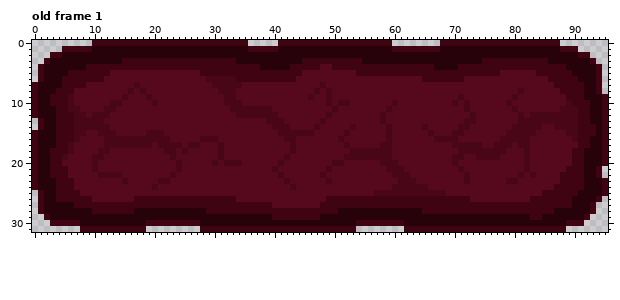
One commit to this pixel-art file: Assets/Sprites/UI/Button_UI.aseprite. That is the earlier state.
96x32 pixels, 1 frame. Colours within 5 levels of each other are drawn and written as one. Shown: old frame 1. The commit also changed other frames, which this record leaves out.
After:
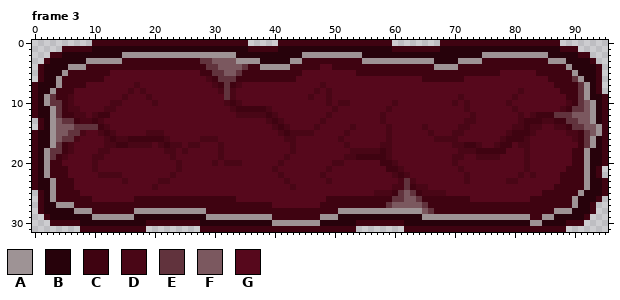
Palette (. is transparent): A #9e9395  B #27020b  C #3f0311  D #490616  E #61333d  F #7b585f  G #56081c
A new or re-ordered frame is compared with the old frame closest to it.
Edits made:
frames 1 -> 5
Frame 3 is new; against old frame 1:
y 2: x 15..33 BBBBBBBBBBBBBBBBBBB -> AAAAAAAAAAAAAAAAAAA; x 45..54 BBBBBBBBBB -> AAAAAAAAAA; x 75..85 BBBBBBBBBBB -> AAAAAAAAAAA
y 3: x 9..14 BBBBBB -> AAAAAA; x 28..37 CCCCCCBBBB -> EEFFFFAAAA; x 43..44 BB -> AA; x 55..66 BBBBBBBBBBBB -> AAAAAAAAAAAA; x 71..74 BBBB -> AAAA; x 86..88 BBB -> AAA
y 4: x 6..8 BBB -> AAA; x 29..35 CCCCCCC -> EEFFFFE; x 38..42 BBBBB -> AAAAA; x 67..70 BBBB -> AAAA; x 89 B -> A
y 5: x 5 B -> A; x 30..34 CCCCC -> EEFFE; x 90 B -> A
y 6: x 4 B -> A; x 30..33 DDDD -> CEEE; x 90..91 CB -> EA
y 7: x 4 B -> A; x 31..33 DDD -> CEC; x 91..92 CB -> EA
y 8: x 3 B -> A; x 32 D -> E; x 91..92 CB -> EA
y 9: x 2..3 BC -> AE; x 32 D -> E; x 91..92 CB -> EA
y 10: x 2..4 BCC -> AEE; x 33 D -> C; x 91..93 CCB -> EFA
y 11: x 3..4 BC -> AE; x 34..38 DDDDD -> CCCCC; x 89..93 DDCCB -> CEEFA
y 12: x 3..4 BC -> AE; x 11..12 DD -> CC; x 39 D -> C; x 84..93 DDDDDDDCCB -> CCCEEEFFFA
y 13: x 3..7 BCCCD -> AFEEC; x 10 D -> C; x 40 D -> C; x 82..84 DDD -> CCC; x 87..93 DDDDCCB -> CCEEFFA
y 14: x 3..11 BCCCDDDDD -> AFFFEEEEC; x 41 D -> C; x 82 D -> C; x 89..94 DDCCCB -> CEEFFA
y 15: x 3..7 BCCCD -> AFFEE; x 12 D -> C; x 42 D -> C; x 80..82 DDD -> CCC; x 92..94 CCB -> EFA
y 16: x 3..6 BCCC -> AFEE; x 13 D -> C; x 16..21 DDDDDD -> CCCCCC; x 79..81 DDD -> CCC; x 92..93 CB -> EA
y 17: x 3..4 BC -> AE; x 14..15 DD -> CC; x 22 D -> C; x 72..73 DD -> CC; x 78..79 DD -> CC; x 92..93 CB -> EA
y 18: x 2..4 BCC -> AEE; x 58 D -> C; x 74..78 DDDDD -> CCCCC; x 92 B -> A
y 19: x 2..3 BC -> AE; x 54..58 DDDDD -> CCCCC; x 92 B -> A
y 20: x 2 B -> A; x 58..59 DD -> CC; x 92 B -> A
y 21: x 2 B -> A; x 59..60 DD -> CC; x 92 B -> A
y 22: x 2 B -> A; x 61 D -> C; x 92 B -> A
y 23: x 3 B -> A; x 62 D -> E; x 92 B -> A
y 24: x 3 B -> A; x 62..63 DD -> EC; x 92 B -> A
y 25: x 3 B -> A; x 60..64 DDDDD -> CEFEC; x 91 B -> A
y 26: x 3 B -> A; x 60..64 CCCCC -> EEFFE; x 90 B -> A
y 27: x 4..6 BBB -> AAA; x 59..65 CCCCCCC -> EFFFFFE; x 90 B -> A
y 28: x 7..9 BBB -> AAA; x 17..28 BBBBBBBBBBBB -> AAAAAAAAAAAA; x 51..66 BBBBBBBBBBBBBBCC -> AAAAAAAAAAAAAAFE; x 87..89 BBB -> AAA
y 29: x 10..16 BBBBBBB -> AAAAAAA; x 29..39 BBBBBBBBBBB -> AAAAAAAAAAA; x 48..50 BBB -> AAA; x 65..82 BBBBBBBBBBBBBBBBBB -> AAAAAAAAAAAAAAAAAA; x 85..86 BB -> AA
y 30: x 40..47 BBBBBBBB -> AAAAAAAA; x 83..84 BB -> AA
Changed places in both pictures, as pixel boxes (x1, y1, x2, y2):
changed: (44, 52, 602, 226)
